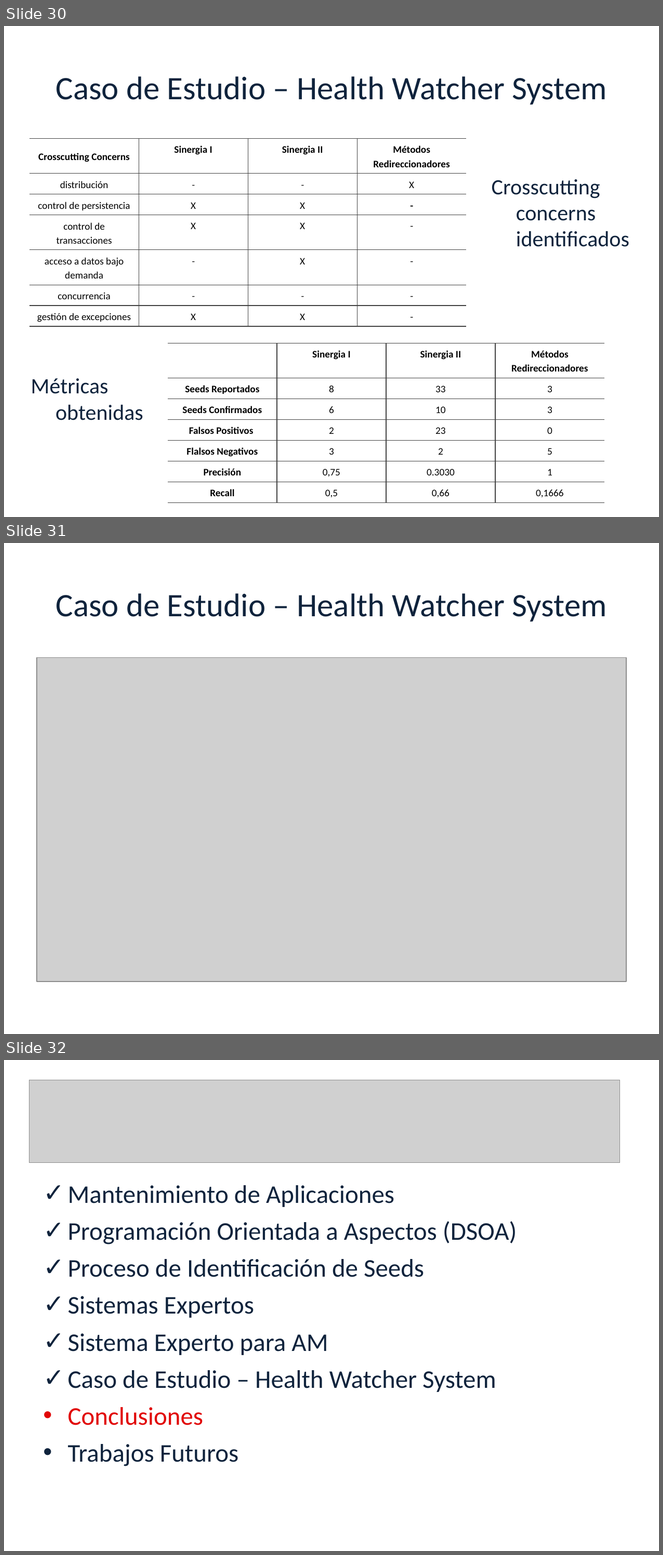
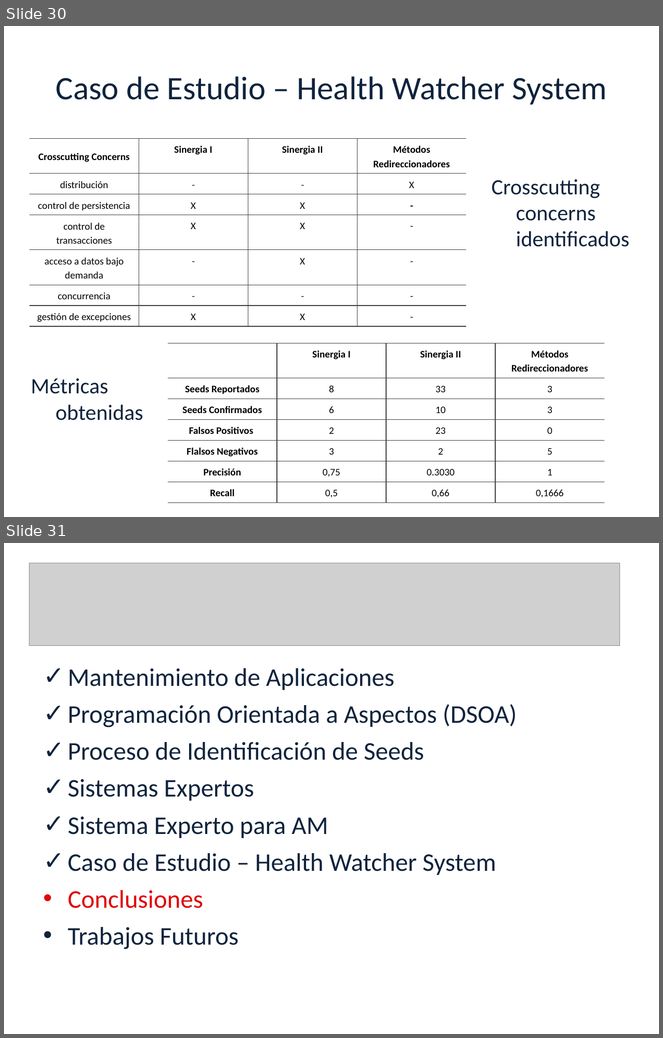
Before and after one commit to luciamasolaP/proyectofinal-informe, a slide deck: presentacion/Tesis.ppt. Shown one above the other, each under a label of ours: slides 30, 31 and 32 before the commit, slides 30 and 31 after it. The pictures are 663x1555 and 663x1038 pixels, drawn with LibreOffice and Linux fonts; fonts in the diff are those of the drawing; grey boxes stand for pictures; background and template pictures are left out. Boxes give left, top, right and bottom in pixels: in the first picture for what was removed or moved away, otherwise in the second. Text is boxed around its words. In the diff, an @@ line names an element or a change of style, - is before the commit and + after.

```diff
--- a/presentacion/Tesis.ppt
+++ b/presentacion/Tesis.ppt
@@ slide 31 removed at (4,543,659,1034), background picture (left out) @@
@@ title removed at (56,593,607,622) @@
-Caso de Estudio – Health Watcher System
@@ picture removed at (37,657,626,982) @@
@@ what was slide 32 is now slide 31 @@
```
Also in this commit, not shown: 2 slides changed, 2 slides added, 2 other slides removed.
